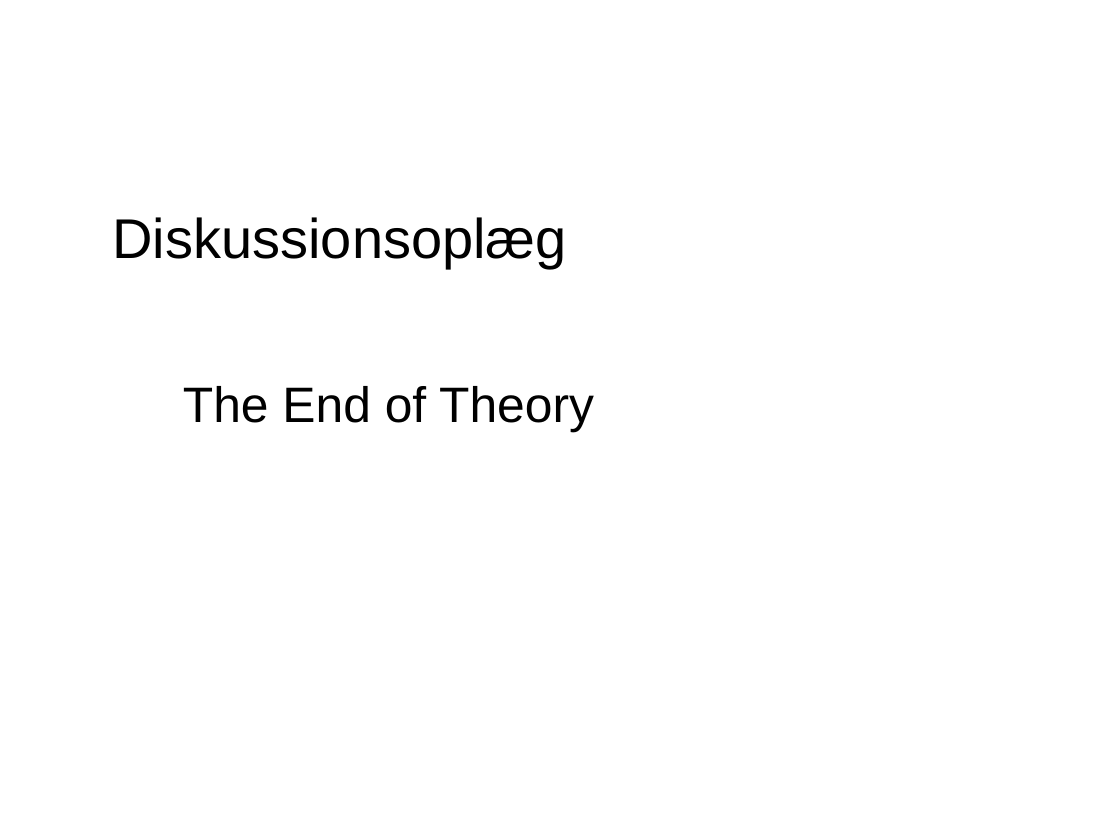
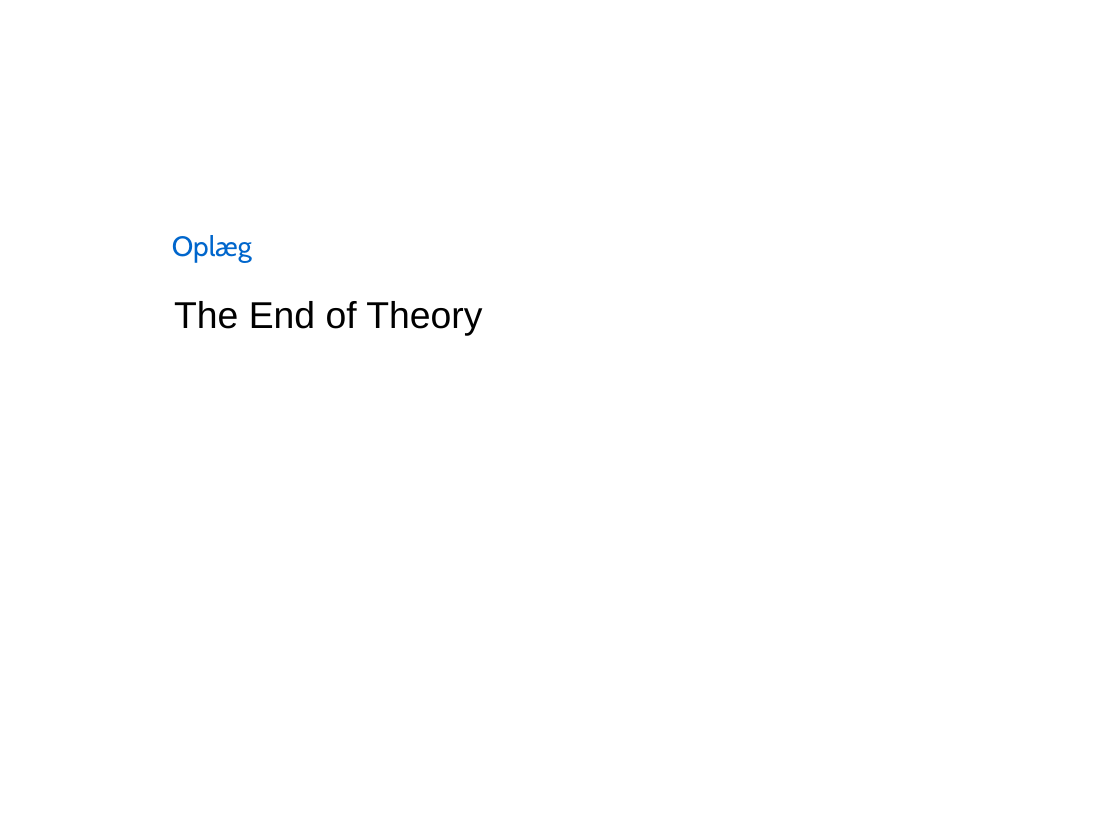
Before and after one commit to pspeder/DatVid-Assignments, a slide deck: slide 1 of week2/oplæg/Presentation1.ppt. Drawn at 1120x840 pixels with LibreOffice and Linux fonts; fonts in the diff are those of the drawing; background and template pictures are left out. Boxes give left, top, right and bottom in pixels: in the first picture for what was removed or moved away, otherwise in the second. Text is boxed around its words. In the diff, an @@ line names an element or a change of style, - is before the commit and + after.

```diff
--- a/week2/oplæg/Presentation1.ppt
+++ b/week2/oplæg/Presentation1.ppt
@@ title removed at (x1=113, y1=217, x2=567, y2=268) @@
-Diskussionsoplæg
@@ text added at (x1=172, y1=235, x2=252, y2=263), 18 pt, text #0066CC @@
+Oplæg
@@ subtitle "The End of Theory" moved from (x1=183, y1=386, x2=594, y2=432) to (x1=174, y1=301, x2=482, y2=336) @@
@@ subtitle "The End of Theory" at (x1=174, y1=301, x2=482, y2=336): size 32 to 24 pt; less space between paragraphs @@
```
Also in this commit, not shown: 1 slide added, 1 slide removed, 1 other file.
